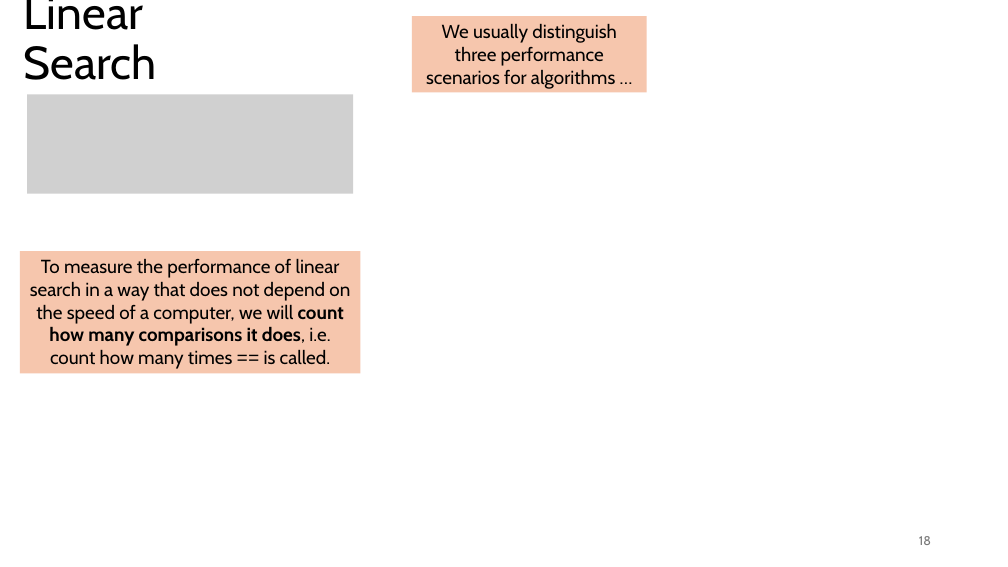
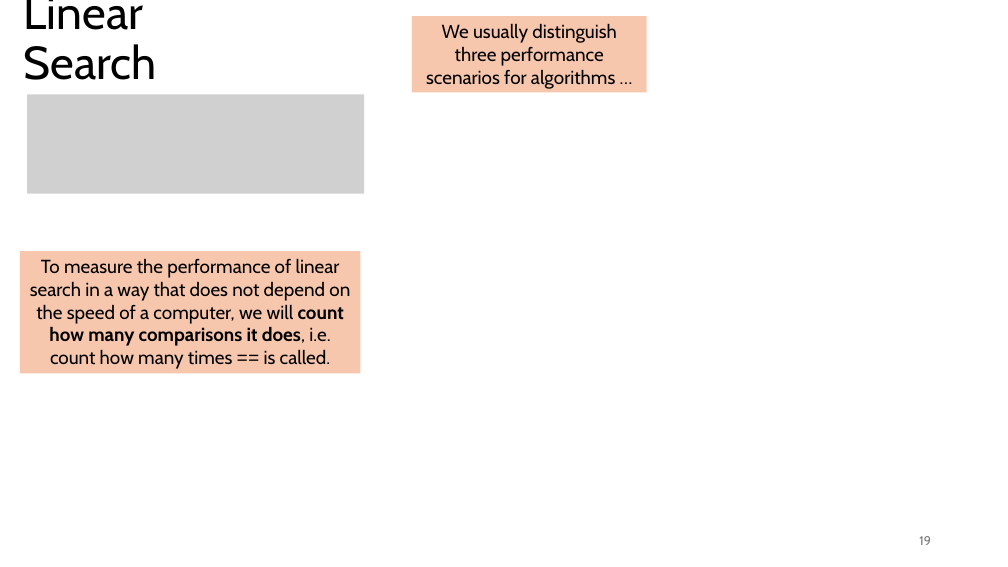
Before and after one commit to tjd1234/cmpt120fall2024, a slide deck: slide 19 of lecture_notes/chapter_algorithms/alg1_linear_search/chapter_linear_search.pptx (slide 18 before the commit). Drawn at 1008x567 pixels with LibreOffice and Linux fonts; fonts in the diff are those of the drawing; grey boxes stand for pictures. Boxes give left, top, right and bottom in pixels: in the first picture for what was removed or moved away, otherwise in the second. Text is boxed around its words. In the diff, an @@ line names an element or a change of style, - is before the commit and + after.

```diff
--- a/lecture_notes/chapter_algorithms/alg1_linear_search/chapter_linear_search.pptx
+++ b/lecture_notes/chapter_algorithms/alg1_linear_search/chapter_linear_search.pptx
@@ picture: place and size @@
-picture at box(27, 95, 353, 194)
+picture at box(27, 95, 364, 194)
@@ page number at box(919, 536, 931, 545): text changed @@
-18
+19
```
Also in this commit, not shown: 25 other slides changed, 8 slides added, 1 other file.
